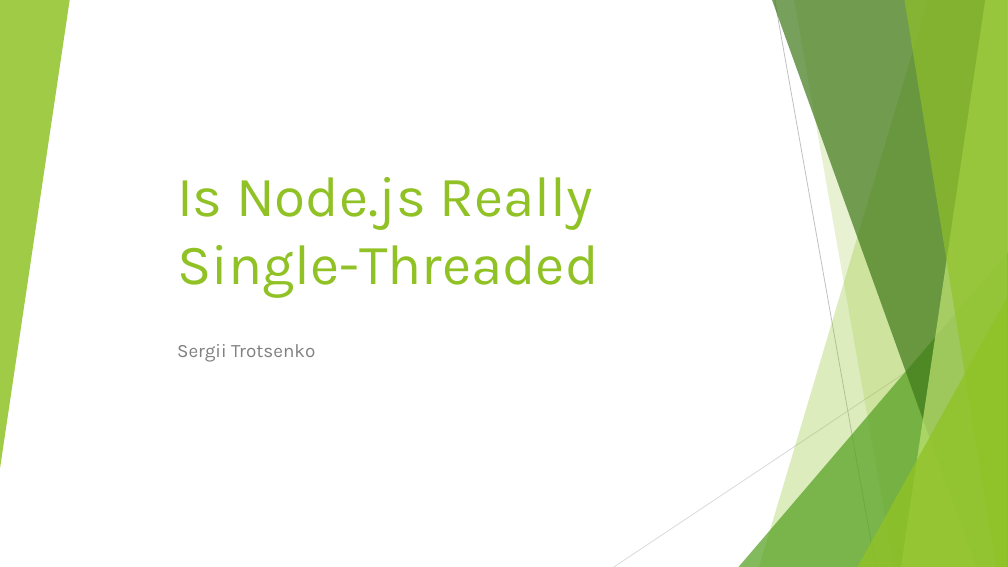
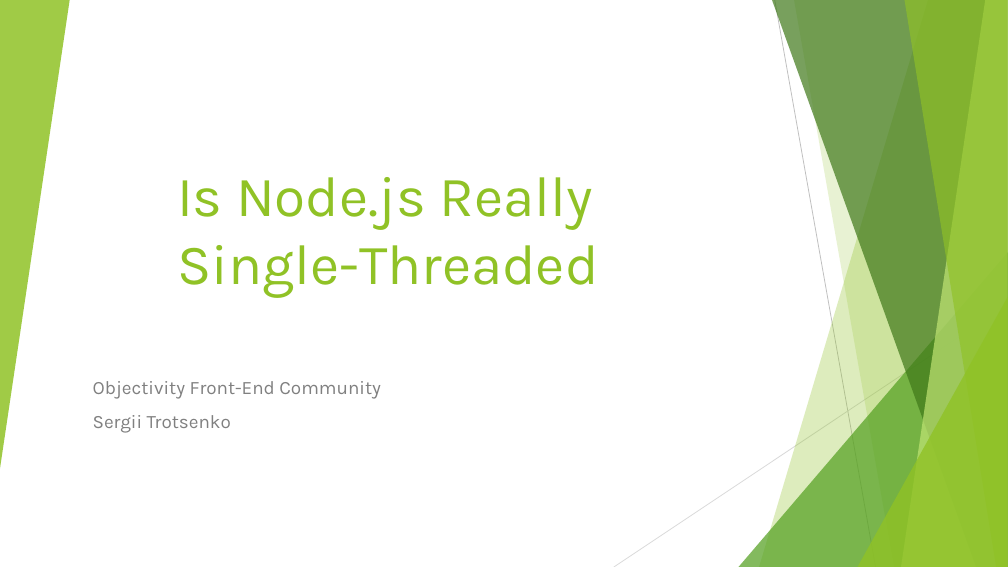
Before and after one commit to segvan/node-community-presentation, a slide deck: slide 1 of Is Node.js Really Single-Threaded.pptx. Drawn at 1008x567 pixels with LibreOffice and Linux fonts; fonts in the diff are those of the drawing. Boxes give left, top, right and bottom in pixels: in the first picture for what was removed or moved away, otherwise in the second. Text is boxed around its words. In the diff, an @@ line names an element or a change of style, - is before the commit and + after.

```diff
--- a/Is Node.js Really Single-Threaded.pptx
+++ b/Is Node.js Really Single-Threaded.pptx
@@ subtitle "Objectivity Front-End Community": place and size @@
-subtitle "Objectivity Front-End Community" at (177, 344, 315, 362)
+subtitle "Objectivity Front-End Community" at (93, 381, 381, 433)
@@ subtitle at (93, 381, 381, 399): paragraph added @@
+Objectivity Front-End Community
```
Also in this commit, not shown: 4 other files.
